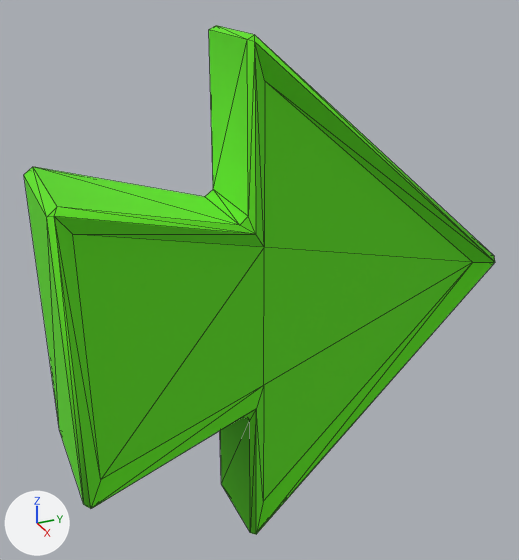
Before and after pictures for a commit that changed the glTF model arrow.glb.
Before and after are seen from a camera (50 mm lens) standing at (0.654, -0.56, 0.329) and looking at (0.024, -0.277, 0.014). Every picture has the same lights, and +X, +Y and +Z are marked at lower left. Mesh edges are drawn as thin lines. Vertices at the same position are counted once.

Script lines for the objects in view, before the commit:
```python
me_mesh_id6 = bpy.data.meshes.new('mesh_id6')
me_mesh_id6.from_pydata(...)  # 56 vertices, 108 faces; spans x -0.149..0.149, y -0.54..0.54, z -0.574..0.574
me_mesh_id6.materials.append(mat_32)
ob_node_id5 = bpy.data.objects.new('node_id5', me_mesh_id6)
ob_node_id5.parent = ob_root
ob_node_id5.location = (0.068, -0.256, 0.0136)
ob_node_id5.rotation_euler = (3.142, 0.0, 0.0)  # degrees (180, 0, 0)
ob_node_id5.scale = (0.446, 0.446, 0.446)
```
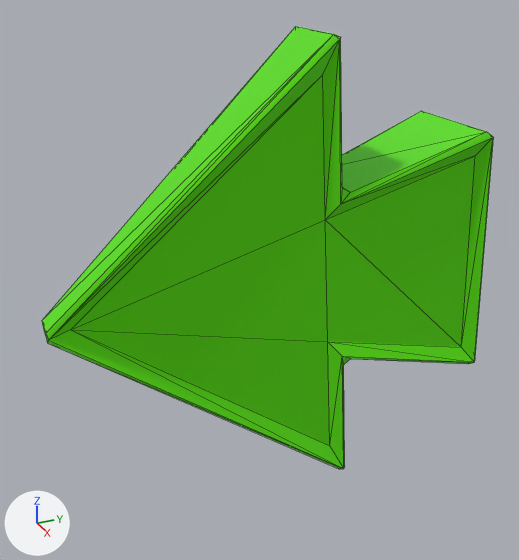
Pixel boxes [x1, y1, x2, y2] of what changed, in the pictures (519 x 560 px):
'node_id5', recoloured, moved, turned
    before: [24, 26, 495, 534]
    after: [42, 26, 494, 469]

What changed in the scene script:
```text
Add mat_51:
    mat_51 = bpy.data.materials.new('51')
    # uses the picture img_image_0
Change me_mesh_id6:
    where me_mesh_id6.from_pydata(...)  # 56 vertices, 108 faces; spans x -0.149..0.149, y -0.54..0.54, z -0.574..0.574
    used by ob_node_id5; parent = ob_root; location = (0.068, -0.256, 0.0136); rotation_euler = (3.142, 0.0, 0.0), in degrees (180, 0, 0); scale = (0.446, 0.446, 0.446)
    remove me_mesh_id6.materials.append(mat_32)
    me_mesh_id6 part 1: vertex colours changed
    add me_mesh_id6.materials.append(mat_51)
Change ob_node_id5:
    ob_node_id5.location: (0.068, -0.256, 0.0136) -> (0.0, -0.256, 0.0)
    ob_node_id5.rotation_euler: (3.142, 0.0, 0.0) -> (-0.061, 3.138, -0.0332)  # degrees (180, 0, 0) -> degrees (-3.5, 180, -1.9)
```
